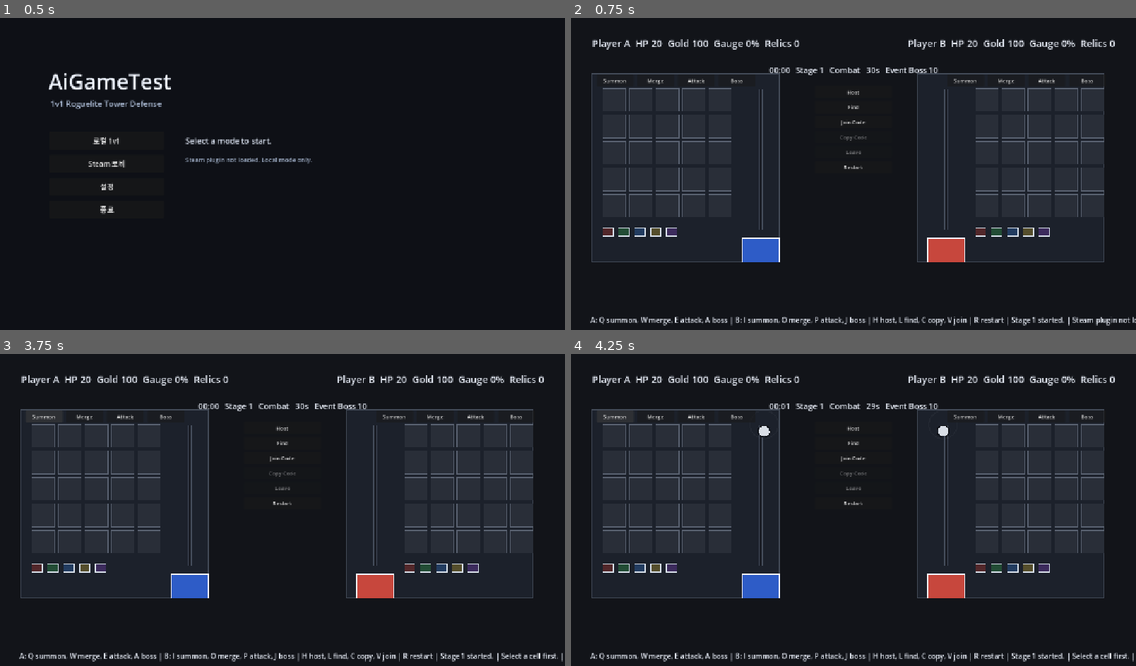
Above: before the commit, frames 1-4 (two rows, left to right).
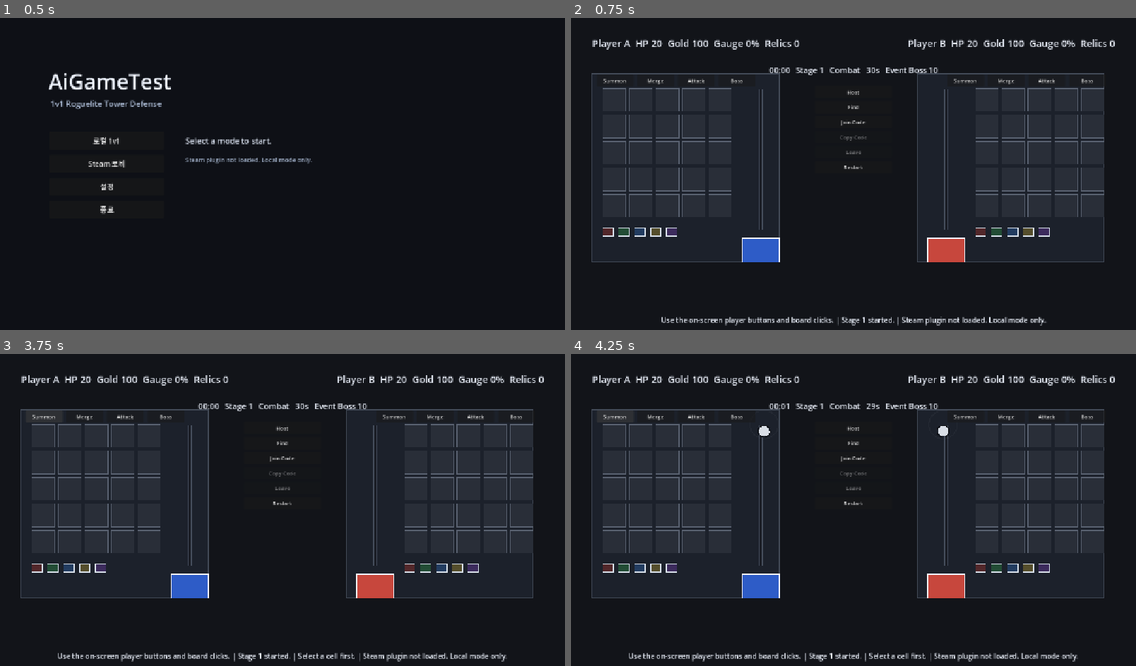
Above: after the commit, the same moments.

Repository: rnjswov10/AiGameTest
Game: Godot game, scene res://scenes/main.tscn
Same seed, same stepped clock (60 frames per second), same inputs: the game is played once before the commit and once after it.
Inputs:
- Up to frame 1 (0.5 s): no input
- Up to frame 2 (0.75 s): click "로컬 1v1" at 0.5 s
- Up to frame 3 (3.75 s): click "Restart" at 1.25 s; click "Restart" at 2 s; click "Restart" at 2.75 s; click "Summon" at 3.5 s
- Up to frame 4 (4.25 s): no input

Frame 1 is identical in both runs. In frame 2, 1.2% of the frame differs, in the area x 3-100%, y 95-99%; in frame 3, 1.2%; in frame 4, 1.2%.

Commit message:
Refine Steam lobby flow and remove keyboard shortcuts

Diff:
--- a/scripts/board_view.gd
+++ b/scripts/board_view.gd
@@ -373,7 +373,7 @@
 
 func _get_info_text(player_a: PlayerState, player_b: PlayerState) -> String:
 	if match_controller.game_over:
-		return "Press R to restart."
+		return "Click Restart to play again."
 
 	var message_text := match_controller.last_event_text
 	if player_a.message != "":
@@ -391,13 +391,13 @@
 		var local_name := "Player A"
 		if match_controller.network_local_player_id == 1:
 			local_name = "Player B"
-		return "Online %s: Q summon, W merge, E attack, A boss | H host, L find, C copy, V join, Esc leave | %s | %s" % [
+		return "Online %s: use the on-screen buttons and board clicks. | %s | %s" % [
 			local_name,
 			message_text,
 			match_controller.network_status_text,
 		]
 
-	return "A: Q summon, W merge, E attack, A boss | B: I summon, O merge, P attack, J boss | H host, L find, C copy, V join | R restart | %s | %s" % [
+	return "Use the on-screen player buttons and board clicks. | %s | %s" % [
 		message_text,
 		match_controller.network_status_text,
 	]
--- a/scripts/main.gd
+++ b/scripts/main.gd
@@ -40,6 +40,8 @@
 	main_menu.settings_changed.connect(_on_menu_settings_changed)
 	main_menu.set_settings(current_settings)
 	main_menu.set_status_text(steam_network.get_status_text())
+	if steam_network.is_online() and not steam_network.online_match_active:
+		_show_lobby_waiting(steam_network.get_status_text())
 
 
 func _process(_delta: float) -> void:
@@ -62,9 +64,6 @@
 	if event is InputEventMouseButton:
 		_handle_mouse_input(event)
 		return
-
-	if event is InputEventKey:
-		_handle_key_input(event)
 
 
 func _handle_mouse_input(event: InputEventMouseButton) -> void:
@@ -108,82 +107,6 @@
 		"y": cell.y,
 	})
 	get_viewport().set_input_as_handled()
-
-
-func _handle_key_input(event: InputEventKey) -> void:
-	if not event.pressed or event.echo:
-		return
-
-	if _handle_network_key_input(event.keycode):
-		get_viewport().set_input_as_handled()
-		return
-
-	if steam_network != null and steam_network.is_online():
-		_handle_online_key_input(event.keycode)
-		get_viewport().set_input_as_handled()
-		return
-
-	match event.keycode:
-		KEY_Q:
-			_submit_command({"action": "summon", "player_id": 0})
-		KEY_W:
-			_submit_command({"action": "merge", "player_id": 0})
-		KEY_E:
-			_submit_command({"action": "attack", "player_id": 0})
-		KEY_A:
-			_submit_command({"action": "boss", "player_id": 0})
-		KEY_I:
-			_submit_command({"action": "summon", "player_id": 1})
-		KEY_O:
-			_submit_command({"action": "merge", "player_id": 1})
-		KEY_P:
-			_submit_command({"action": "attack", "player_id": 1})
-		KEY_J:
-			_submit_command({"action": "boss", "player_id": 1})
-		KEY_R:
-			_submit_command({"action": "restart", "player_id": 0})
-		_:
-			return
-
-	get_viewport().set_input_as_handled()
-
-
-func _handle_network_key_input(keycode: int) -> bool:
-	match keycode:
-		KEY_H:
-			_run_network_action("host")
-		KEY_L:
-			_run_network_action("find")
-		KEY_V:
-			_run_network_action("join")
-		KEY_C:
-			_run_network_action("copy")
-		KEY_ESCAPE:
-			_run_network_action("leave")
-		_:
-			return false
-
-	return true
-
-
-func _handle_online_key_input(keycode: int) -> void:
-	var player_id := steam_network.local_player_id
-	if player_id < 0:
-		return
-
-	match keycode:
-		KEY_Q:
-			_submit_command({"action": "summon", "player_id": player_id})
-		KEY_W:
-			_submit_command({"action": "merge", "player_id": player_id})
-		KEY_E:
-			_submit_command({"action": "attack", "player_id": player_id})
-		KEY_A:
-			_submit_command({"action": "boss", "player_id": player_id})
-		KEY_R:
-			_run_network_action("restart")
-		_:
-			return
 
 
 func _run_network_action(action_name: String) -> void:
@@ -226,7 +149,9 @@
 func _refresh_steam_login() -> void:
 	if steam_network == null:
 		return
-	steam_network.refresh_account()
+	if not steam_network.refresh_account():
+		_show_lobby_failure(steam_network.get_status_text())
+		return
 	if main_menu != null:
 		main_menu.set_status_text(steam_network.get_status_text())
 
@@ -238,7 +163,7 @@
 		match_controller.reset_to_menu()
 		_show_lobby_waiting("Creating Steam lobby...")
 	else:
-		_show_menu("Steam host failed.")
+		_show_lobby_failure("Steam host failed.")
 
 
 func _start_find_lobby() -> void:
@@ -248,7 +173,7 @@
 		match_controller.reset_to_menu()
 		_show_lobby_waiting("Searching Steam lobbies...")
 	else:
-		_show_menu("Steam lobby search failed.")
+		_show_lobby_failure("Steam lobby search failed.")
 
 
 func _start_join_lobby() -> void:
@@ -258,7 +183,7 @@
 		match_controller.reset_to_menu()
 		_show_lobby_waiting("Joining Steam lobby...")
 	else:
-		_show_menu("Steam lobby join failed.")
+		_show_lobby_failure("Steam lobby join failed.")
 
 
 func _start_join_lobby_by_id(lobby_id: int) -> void:
@@ -268,7 +193,7 @@
 		match_controller.reset_to_menu()
 		_show_lobby_waiting("Joining Steam lobby...")
 	else:
-		_show_menu("Steam lobby join failed.")
+		_show_lobby_failure("Steam lobby join failed.")
 
 
 func _toggle_lobby_ready() -> void:
@@ -294,6 +219,16 @@
 	main_menu.set_status_text(steam_network.get_status_text())
 	main_menu.set_lobby_state(steam_network.get_lobby_snapshot())
 	main_menu.open_lobby_panel()
+
+
+func _show_lobby_failure(status_text: String) -> void:
+	game_started = false
+	board_view.visible = false
+	main_menu.visible = true
+	main_menu.set_menu_status(status_text)
+	main_menu.set_status_text(status_text)
+	main_menu.show_lobby_failure(status_text)
+	main_menu.set_lobby_state(steam_network.get_lobby_snapshot())
 
 
 func _show_menu(status_text: String = "Select a mode to start.") -> void:
@@ -384,6 +319,16 @@
 
 
 func _on_steam_status_changed(status_text: String) -> void:
+	if _is_lobby_failure_status(status_text):
+		_show_lobby_failure(status_text)
+		return
+
+	if steam_network != null and steam_network.is_online() and not steam_network.online_match_active:
+		if game_started and match_controller != null:
+			match_controller.reset_to_menu()
+		_show_lobby_waiting(status_text)
+		return
+
 	if main_menu != null and main_menu.visible:
 		main_menu.set_status_text(status_text)
 		main_menu.set_lobby_state(steam_network.get_lobby_snapshot())
@@ -391,6 +336,26 @@
 
 func _on_online_match_started() -> void:
 	_show_game()
+
+
+func _is_lobby_failure_status(status_text: String) -> bool:
+	var lower_status := status_text.to_lower()
+	var markers := [
+		"failed",
+		"invalid",
+		"not loaded",
+		"not logged in",
+		"not available",
+		"required",
+		"unavailable",
+		"no steam lobbies",
+		"no aigametest",
+		"does not contain",
+	]
+	for marker in markers:
+		if lower_status.contains(marker):
+			return true
+	return false
 
 
 func _on_menu_settings_changed(settings: Dictionary) -> void:
--- a/scripts/main_menu.gd
+++ b/scripts/main_menu.gd
@@ -10,6 +10,7 @@
 	Vector2i(1600, 900),
 	Vector2i(1920, 1080),
 ]
+const DESIGN_SIZE := Vector2(1280.0, 720.0)
 
 var status_label: Label
 var steam_status_label: Label
@@ -17,7 +18,10 @@
 var settings_panel: Control
 var lobby_panel: Control
 var lobby_setup_section: Control
+var lobby_loading_section: Control
+var lobby_failure_section: Control
 var lobby_room_section: Control
+var lobby_view_state: String = "setup"
 var lobby_code_input: LineEdit
 var steam_account_label: Label
 var lobby_id_label: Label
@@ -31,6 +35,9 @@
 var lobby_join_button: Button
 var lobby_invite_button: Button
 var lobby_room_code_label: Label
+var lobby_room_status_label: Label
+var lobby_loading_status_label: Label
+var lobby_failure_status_label: Label
 var lobby_local_name_label: Label
 var lobby_local_meta_label: Label
 var lobby_local_ready_label: Label
@@ -52,13 +59,24 @@
 
 func _ready() -> void:
 	position = Vector2.ZERO
-	size = Vector2(1280.0, 720.0)
-	set_anchors_preset(Control.PRESET_FULL_RECT)
+	size = DESIGN_SIZE
 	mouse_filter = Control.MOUSE_FILTER_STOP
+	get_viewport().size_changed.connect(_update_screen_layout)
+	_update_screen_layout()
 	_create_background()
 	_create_title()
 	_create_buttons()
 	_create_status_labels()
+
+
+func _update_screen_layout() -> void:
+	var viewport_size := get_viewport_rect().size
+	if viewport_size.x <= 0.0 or viewport_size.y <= 0.0:
+		return
+
+	var ui_scale := minf(viewport_size.x / DESIGN_SIZE.x, viewport_size.y / DESIGN_SIZE.y)
+	scale = Vector2(ui_scale, ui_scale)
+	position = (viewport_size - DESIGN_SIZE * ui_scale) * 0.5
 
 
 func set_status_text(text: String) -> void:
@@ -69,6 +87,12 @@
 		steam_account_label.text = text
 	if lobby_status_label != null:
 		lobby_status_label.text = text
+	if lobby_room_status_label != null:
+		lobby_room_status_label.text = text
+	if lobby_loading_status_label != null:
+		lobby_loading_status_label.text = text
+	if lobby_failure_status_label != null:
+		lobby_failure_status_label.text = text
 
 
 func set_lobby_state(lobby_state: Dictionary) -> void:
@@ -88,10 +112,14 @@
 	var peer_steam_id := int(lobby_state.get("peer_steam_id", 0))
 	var steam_connected := local_steam_id != 0
 
-	if lobby_setup_section != null:
-		lobby_setup_section.visible = not online
-	if lobby_room_section != null:
-		lobby_room_section.visible = online
+	if online:
+		if lobby_id > 0:
+			lobby_view_state = "room"
+		elif lobby_view_state != "loading":
+			lobby_view_state = "loading"
+	elif lobby_view_state != "failure":
+		lobby_view_state = "setup"
+	_sync_lobby_sections()
 
 	if lobby_title_label != null:
 		lobby_title_label.text = "Steam 로비"
@@ -190,10 +218,42 @@
 
 	if lobby_status_label != null:
 		lobby_status_label.text = status_text
+	if lobby_room_status_label != null:
+		lobby_room_status_label.text = status_text
 
 
 func open_lobby_panel() -> void:
+	if lobby_view_state == "":
+		lobby_view_state = "setup"
 	_show_lobby_panel()
+
+
+func show_lobby_loading(text: String) -> void:
+	lobby_view_state = "loading"
+	_set_lobby_feedback(text)
+	_show_lobby_panel()
+
+
+func show_lobby_failure(text: String) -> void:
+	lobby_view_state = "failure"
+	_set_lobby_feedback(text)
+	_show_lobby_panel()
+
+
+func show_lobby_setup() -> void:
+	lobby_view_state = "setup"
+	_sync_lobby_sections()
+
+
+func _sync_lobby_sections() -> void:
+	if lobby_setup_section != null:
+		lobby_setup_section.visible = lobby_view_state == "setup"
+	if lobby_loading_section != null:
+		lobby_loading_section.visible = lobby_view_state == "loading"
+	if lobby_failure_section != null:
+		lobby_failure_section.visible = lobby_view_state == "failure"
+	if lobby_room_section != null:
+		lobby_room_section.visible = lobby_view_state == "room"
 
 
 func set_menu_status(text: String) -> void:
@@ -383,7 +443,7 @@
 	lobby_find_button.pressed.connect(_on_lobby_action_pressed.bind("find"))
 	lobby_setup_section.add_child(lobby_find_button)
 
-	var code_title := _make_settings_label(Vector2(32.0, 258.0), Vector2(220.0, 26.0), "초대 코드로 참가", 17)
+	var code_title := _make_settings_label(Vector2(32.0, 258.0), Vector2(220.0, 26.0), "클립보드로 참가", 17)
 	lobby_setup_section.add_child(code_title)
 
 	var code_label := _make_settings_label(Vector2(32.0, 306.0), Vector2(90.0, 32.0), "Lobby ID", 14)
@@ -392,9 +452,9 @@
 	lobby_code_input = LineEdit.new()
 	lobby_code_input.position = Vector2(128.0, 304.0)
 	lobby_code_input.size = Vector2(276.0, 36.0)
-	lobby_code_input.placeholder_text = "Steam 로비 ID"
-	lobby_code_input.focus_mode = Control.FOCUS_ALL
-	lobby_code_input.text_submitted.connect(_on_lobby_code_submitted)
+	lobby_code_input.placeholder_text = "클립보드에서 로비 ID 가져오기"
+	lobby_code_input.editable = false
+	lobby_code_input.focus_mode = Control.FOCUS_NONE
 	lobby_setup_section.add_child(lobby_code_input)
 
 	var paste_button := _make_panel_button(Vector2(420.0, 304.0), Vector2(92.0, 36.0), "붙여넣기")
@@ -436,6 +496,66 @@
 	lobby_status_label.add_theme_color_override("font_color", Color(0.72, 0.80, 0.86))
 	lobby_setup_section.add_child(lobby_status_label)
 
+	lobby_loading_section = Control.new()
+	lobby_loading_section.position = Vector2(88.0, 152.0)
+	lobby_loading_section.size = Vector2(1104.0, 486.0)
+	lobby_loading_section.visible = false
+	lobby_panel.add_child(lobby_loading_section)
+
+	var loading_background := ColorRect.new()
+	loading_background.position = Vector2.ZERO
+	loading_background.size = lobby_loading_section.size
+	loading_background.color = Color(0.095, 0.110, 0.125)
+	lobby_loading_section.add_child(loading_background)
+
+	var loading_title := _make_settings_label(Vector2(60.0, 128.0), Vector2(760.0, 48.0), "로비 연결 중", 32)
+	loading_title.add_theme_color_override("font_color", Color(0.94, 0.96, 1.0))
+	lobby_loading_section.add_child(loading_title)
+
+	var loading_subtitle := _make_settings_label(Vector2(62.0, 188.0), Vector2(760.0, 34.0), "Steam 응답을 기다리는 중입니다.", 17)
+	loading_subtitle.add_theme_color_override("font_color", Color(0.66, 0.74, 0.80))
+	lobby_loading_section.add_child(loading_subtitle)
+
+	lobby_loading_status_label = _make_settings_label(Vector2(62.0, 254.0), Vector2(940.0, 84.0), "", 15)
+	lobby_loading_status_label.autowrap_mode = TextServer.AUTOWRAP_WORD_SMART
+	lobby_loading_status_label.vertical_alignment = VERTICAL_ALIGNMENT_TOP
+	lobby_loading_status_label.add_theme_color_override("font_color", Color(0.78, 0.84, 0.88))
+	lobby_loading_section.add_child(lobby_loading_status_label)
+
+	var loading_back_button := _make_panel_button(Vector2(62.0, 382.0), Vector2(150.0, 42.0), "취소")
+	loading_back_button.pressed.connect(_on_lobby_action_pressed.bind("leave"))
+	lobby_loading_section.add_child(loading_back_button)
+
+	lobby_failure_section = Control.new()
+	lobby_failure_section.position = Vector2(88.0, 152.0)
+	lobby_failure_section.size = Vector2(1104.0, 486.0)
+	lobby_failure_section.visible = false
+	lobby_panel.add_child(lobby_failure_section)
+
+	var failure_background := ColorRect.new()
+	failure_background.position = Vector2.ZERO
+	failure_background.size = lobby_failure_section.size
+	failure_background.color = Color(0.130, 0.095, 0.095)
+	lobby_failure_section.add_child(failure_background)
+
+	var failure_title := _make_settings_label(Vector2(60.0, 118.0), Vector2(760.0, 48.0), "로비 연결 실패", 32)
+	failure_title.add_theme_color_override("font_color", Color(1.0, 0.86, 0.80))
+	lobby_failure_section.add_child(failure_title)
+
+	lobby_failure_status_label = _make_settings_label(Vector2(62.0, 196.0), Vector2(940.0, 104.0), "", 15)
+	lobby_failure_status_label.autowrap_mode = TextServer.AUTOWRAP_WORD_SMART
+	lobby_failure_status_label.vertical_alignment = VERTICAL_ALIGNMENT_TOP
+	lobby_failure_status_label.add_theme_color_override("font_color", Color(0.92, 0.78, 0.74))
+	lobby_failure_section.add_child(lobby_failure_status_label)
+
+	var failure_setup_button := _make_panel_button(Vector2(62.0, 358.0), Vector2(158.0, 42.0), "로비 선택으로")
+	failure_setup_button.pressed.connect(show_lobby_setup)
+	lobby_failure_section.add_child(failure_setup_button)
+
+	var failure_steam_button := _make_panel_button(Vector2(242.0, 358.0), Vector2(150.0, 42.0), "Steam 재확인")
+	failure_steam_button.pressed.connect(_on_lobby_action_pressed.bind("steam_login"))
+	lobby_failure_section.add_child(failure_steam_button)
+
 	lobby_room_section = Control.new()
 	lobby_room_section.position = Vector2(88.0, 150.0)
 	lobby_room_section.size = Vector2(1104.0, 504.0)
@@ -506,11 +626,11 @@
 	lobby_peer_ready_label.add_theme_color_override("font_color", Color(0.90, 0.76, 0.36))
 	lobby_room_section.add_child(lobby_peer_ready_label)
 
-	lobby_invite_button = _make_panel_button(Vector2(1018.0, 178.0), Vector2(58.0, 58.0), "+")
+	lobby_invite_button = _make_panel_button(Vector2(986.0, 178.0), Vector2(90.0, 58.0), "+ 초대")
 	lobby_invite_button.tooltip_text = "Steam 친구 초대"
 	lobby_invite_button.pressed.connect(_on_lobby_action_pressed.bind("invite"))
 	lobby_invite_button.disabled = true
-	lobby_invite_button.add_theme_font_size_override("font_size", 30)
+	lobby_invite_button.add_theme_font_size_override("font_size", 22)
 	lobby_room_section.add_child(lobby_invite_button)
 
 	ready_button = _make_panel_button(Vector2(0.0, 342.0), Vector2(174.0, 42.0), "준비 완료")
@@ -531,6 +651,18 @@
 	var back_button := _make_panel_button(Vector2(950.0, 342.0), Vector2(154.0, 42.0), "메인 메뉴")
 	back_button.pressed.connect(_hide_lobby_panel)
 	lobby_room_section.add_child(back_button)
+
+	var room_message_background := ColorRect.new()
+	room_message_background.position = Vector2(0.0, 416.0)
+	room_message_background.size = Vector2(1104.0, 78.0)
+	room_message_background.color = Color(0.090, 0.104, 0.118)
+	lobby_room_section.add_child(room_message_background)
+
+	lobby_room_status_label = _make_settings_label(Vector2(22.0, 426.0), Vector2(1060.0, 56.0), "", 14)
+	lobby_room_status_label.autowrap_mode = TextServer.AUTOWRAP_WORD_SMART
+	lobby_room_status_label.vertical_alignment = VERTICAL_ALIGNMENT_TOP
+	lobby_room_status_label.add_theme_color_override("font_color", Color(0.72, 0.80, 0.86))
+	lobby_room_section.add_child(lobby_room_status_label)
 
 
 func _create_settings_panel() -> void:
@@ -645,6 +777,7 @@
 func _show_lobby_panel() -> void:
 	_hide_settings_panel()
 	lobby_panel.visible = true
+	_sync_lobby_sections()
 	status_label.visible = false
 	steam_status_label.visible = false
 	steam_account_label.text = steam_status_label.text
@@ -673,26 +806,33 @@
 	action_requested.emit(action_name)
 
 
+func _set_lobby_feedback(text: String) -> void:
+	if lobby_status_label != null:
+		lobby_status_label.text = text
+	if lobby_room_status_label != null:
+		lobby_room_status_label.text = text
+
+
 func _paste_lobby_code() -> void:
 	lobby_code_input.text = DisplayServer.clipboard_get().strip_edges()
+	if lobby_code_input.text.is_valid_int():
+		_set_lobby_feedback("클립보드에서 로비 ID를 가져왔습니다.")
+	else:
+		_set_lobby_feedback("클립보드에 숫자 로비 ID가 없습니다.")
 
 
 func _join_lobby_from_input() -> void:
 	var lobby_text := lobby_code_input.text.strip_edges()
 	if not lobby_text.is_valid_int():
-		lobby_status_label.text = "Enter a numeric Steam lobby id."
+		_set_lobby_feedback("클립보드에서 숫자 로비 ID를 먼저 가져와 주세요.")
 		return
 
 	var lobby_id := int(lobby_text)
 	if lobby_id <= 0:
-		lobby_status_label.text = "Lobby id must be greater than 0."
+		_set_lobby_feedback("로비 ID는 0보다 커야 합니다.")
 		return
 
 	lobby_join_requested.emit(lobby_id)
-
-
-func _on_lobby_code_submitted(_text: String) -> void:
-	_join_lobby_from_input()
 
 
 func _on_fullscreen_toggled(enabled: bool) -> void:
--- a/scripts/steam_network.gd
+++ b/scripts/steam_network.gd
@@ -610,7 +610,7 @@
 		host_name = "host"
 	peer_persona_name = host_name
 	_set_lobby_member_data("ready", "0")
-	_set_status("Joined %s's lobby %d. Press Ready when prepared." % [
+	_set_status("Joined %s's lobby %d. Click Ready when prepared." % [
 		host_name,
 		lobby_id,
 	])
Not shown, changed: README.md
Not shown, changed: docs/steam_networking.md
